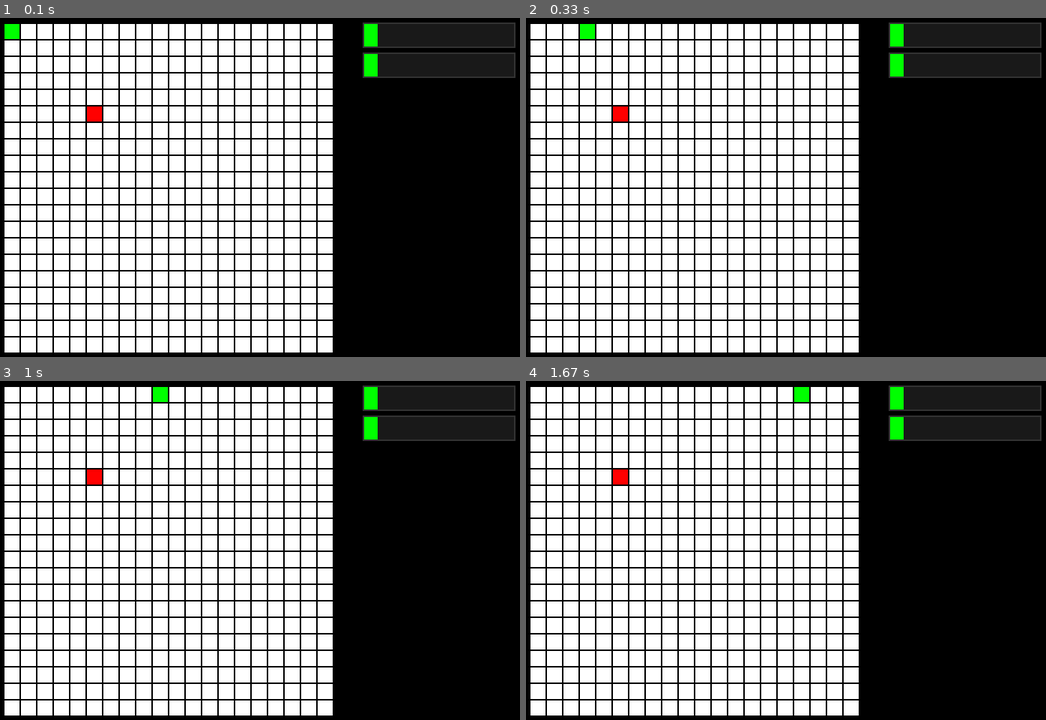
Above: before the commit, frames 1-4 (two rows, left to right).
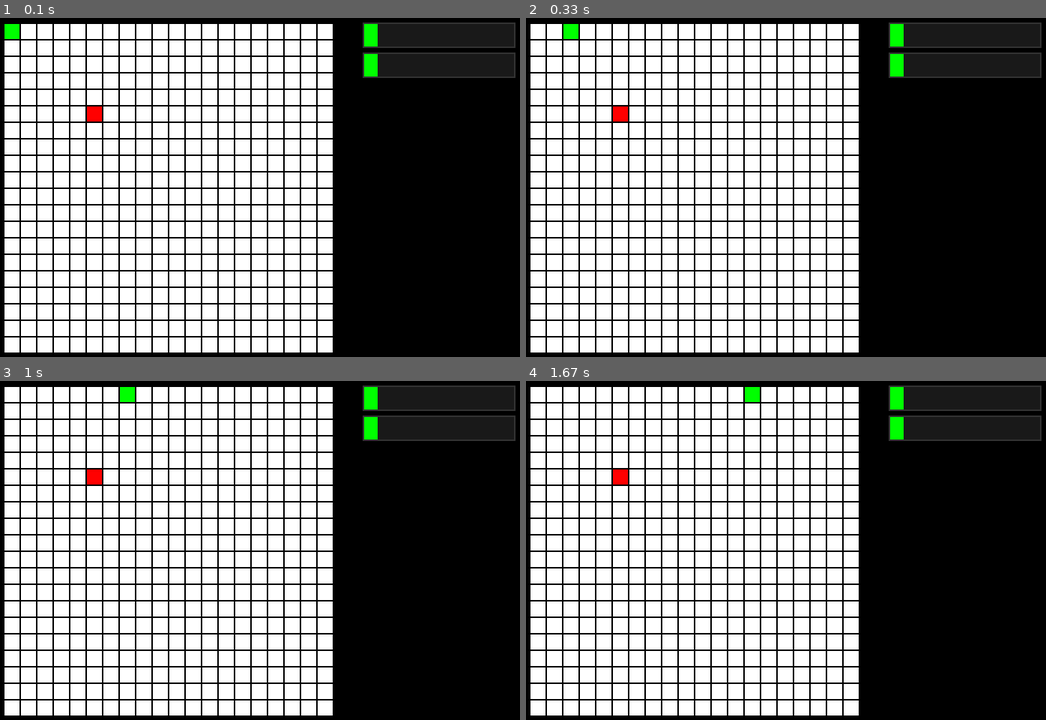
Above: after the commit, the same moments.

Repository: KonstBeliakov/pygame_snake
Game: pygame game, started from main.py
The game is run twice, just before and just after one commit, with the same random seed, the same clock (stepped at 60 frames per second) and the same inputs.
Inputs:
- Up to frame 1 (0.1 s): no input
- Up to frame 2 (0.33 s): no input
- Up to frame 3 (1 s): no input
- Up to frame 4 (1.67 s): no input

Frame 1 is identical in both runs. In frame 2, 0.3% of the frame differs, in the area x 7-14%, y 1-7%; in frame 3, 0.3%; in frame 4, 0.3%.

Commit message:
Появилось поле speed у Snake. Логика частоты кадров перенесена в snake.py

Diff:
--- a/main.py
+++ b/main.py
@@ -68,15 +68,13 @@
     if apple_position:
         temp_map[apple_position[0]][apple_position[1]] = 2
 
-    if perf_counter() - t > 0.1:
-        t += 0.1
-        snake_event = snake.update(direction, temp_map, n)
+    snake_event = snake.update(direction, temp_map, n)
 
-        match snake_event:
-            case 'GameOver':
-                gameOver = True
-            case 'AppleEaten':
-                apple_position = None
+    match snake_event:
+        case 'GameOver':
+            gameOver = True
+        case 'AppleEaten':
+            apple_position = None
 
     if not apple_position:
         apple_position = choice([(i, j) for i in range(n) for j in range(n) if not temp_map[i][j]])
--- a/snake.py
+++ b/snake.py
@@ -1,38 +1,44 @@
 import pygame
+from time import perf_counter
 
 class Snake():
     def __init__(self):
         self.position = [(0, 0)]
         self.length = 1
+        self.speed = 8
+        self.time = perf_counter()
 
     def draw(self, screen):
         pass
 
     def update(self, direction, temp_map, map_size):
         event = None
+        if perf_counter() - self.time > 1 / self.speed:
+            self.time += 1 / self.speed
 
-        match direction:
-            case 'LEFT':
-                head = (self.position[-1][0] - 1, self.position[-1][1])
-            case 'RIGHT':
-                head = (self.position[-1][0] + 1, self.position[-1][1])
-            case 'UP':
-                head = (self.position[-1][0], self.position[-1][1] - 1)
-            case 'DOWN':
-                head = (self.position[-1][0], self.position[-1][1] + 1)
+            match direction:
+                case 'LEFT':
+                    head = (self.position[-1][0] - 1, self.position[-1][1])
+                case 'RIGHT':
+                    head = (self.position[-1][0] + 1, self.position[-1][1])
+                case 'UP':
+                    head = (self.position[-1][0], self.position[-1][1] - 1)
+                case 'DOWN':
+                    head = (self.position[-1][0], self.position[-1][1] + 1)
 
-        if head[0] < 0 or head[1] < 0 or head[0] > map_size - 1 or head[1] > map_size - 1:
-            return 'GameOver'
+            if head[0] < 0 or head[1] < 0 or head[0] > map_size - 1 or head[1] > map_size - 1:
+                return 'GameOver'
 
-        if self.length <= len(self.position):
-            del self.position[0]
-        if temp_map[head[0]][head[1]] == 2:
-            print('AppleEaten')
-            self.length += 1
-            event = 'AppleEaten'
+            if self.length <= len(self.position):
+                del self.position[0]
 
-        if head in self.position or temp_map[head[0]][head[1]] == 3:
-            return 'GameOver'
-        else:
-            self.position.append(head)
+            if temp_map[head[0]][head[1]] == 2:
+                print('AppleEaten')
+                self.length += 1
+                event = 'AppleEaten'
+
+            if head in self.position or temp_map[head[0]][head[1]] == 3:
+                return 'GameOver'
+            else:
+                self.position.append(head)
         return event
